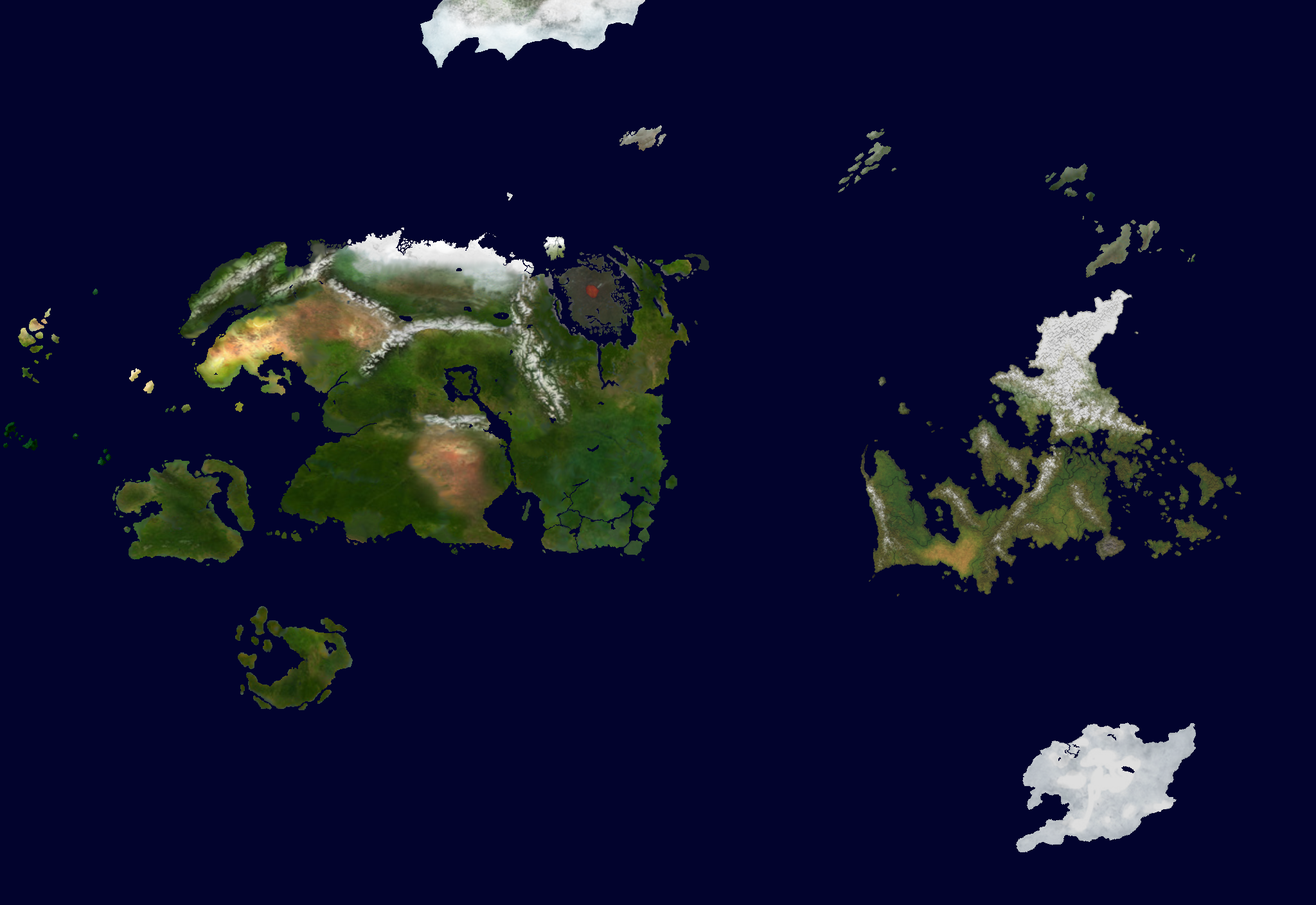
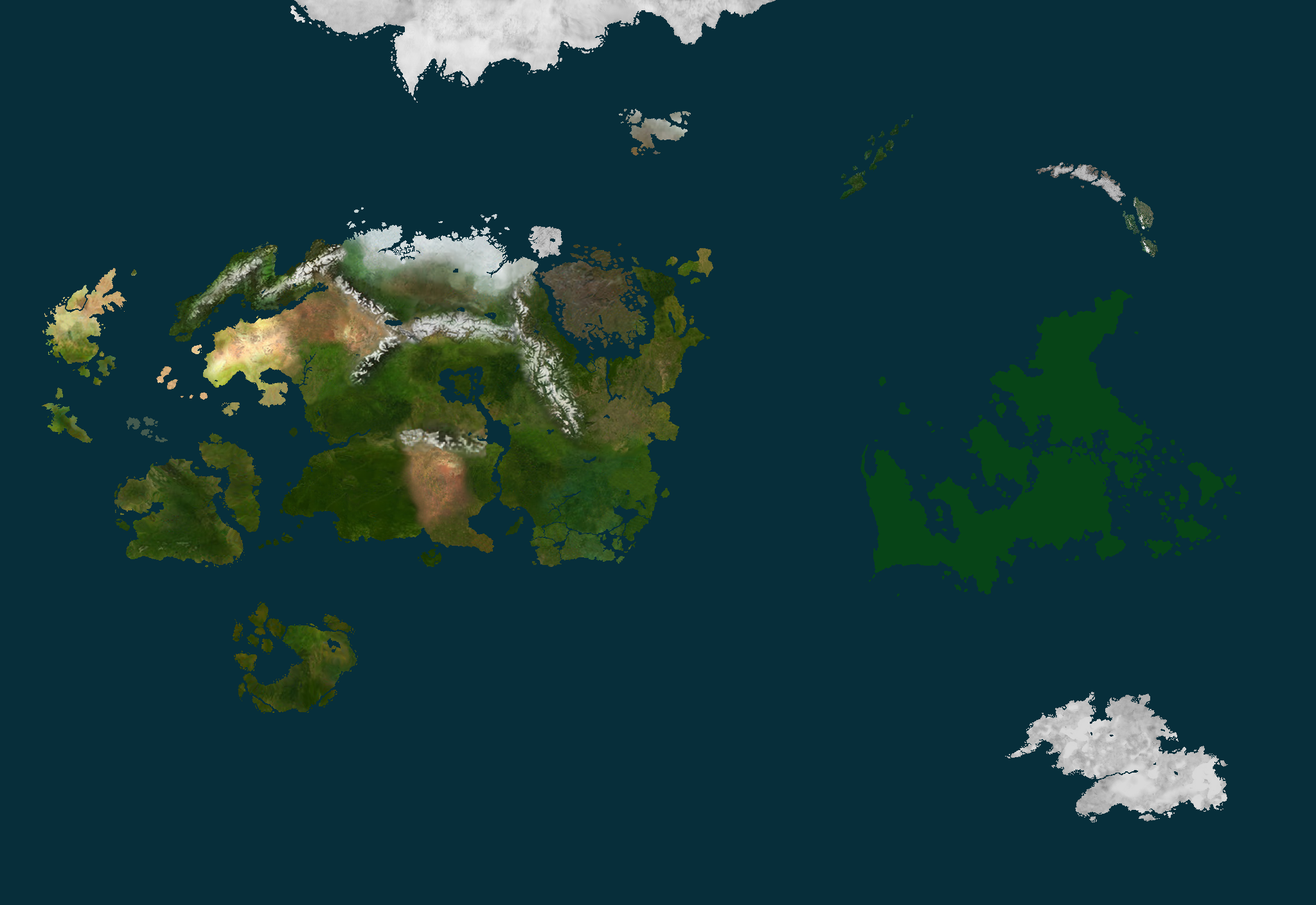
Revision of a layered w=1316, h=905 image; what changed, layer by layer:
removed layer "Land" over 0, 0, 1316, 905
renamed "land_outline_no_wasteland.bmp" to "overlay", showed it, opacity 8% → 100%, painted on it over 0, 0, 1316, 905
